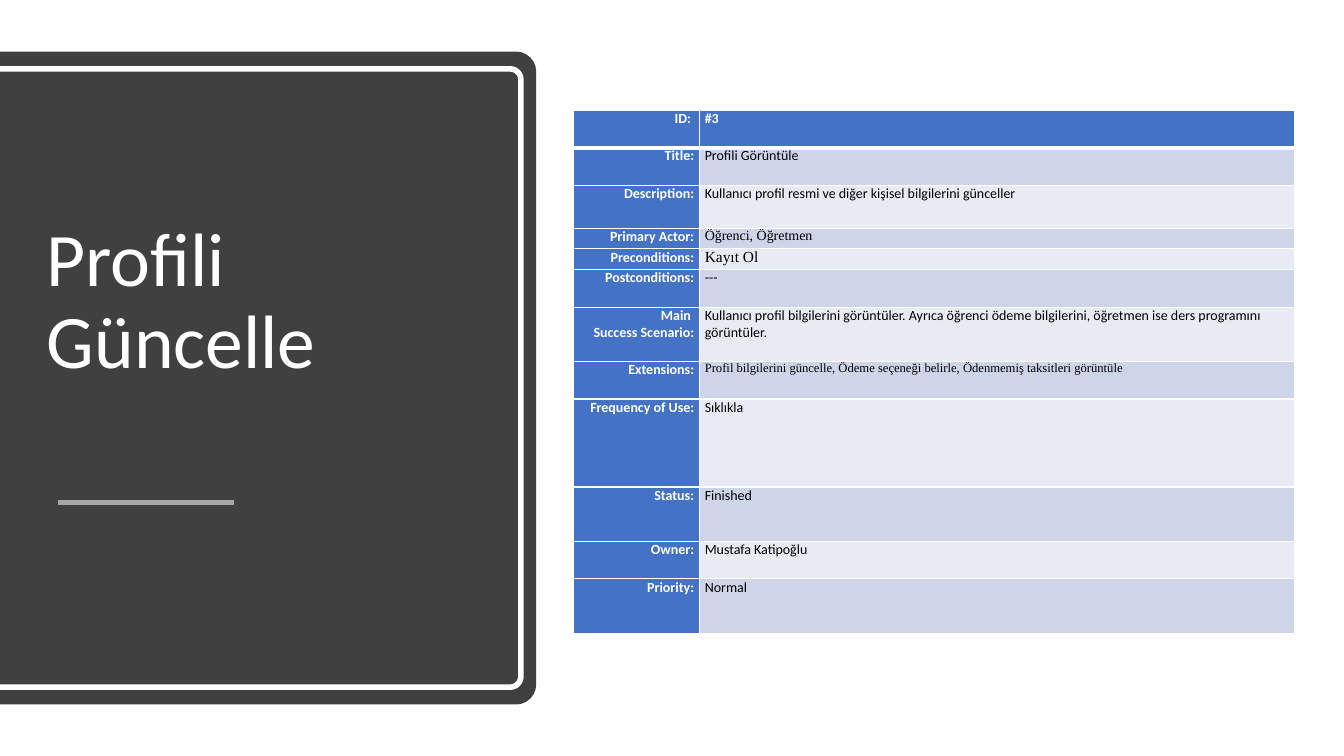
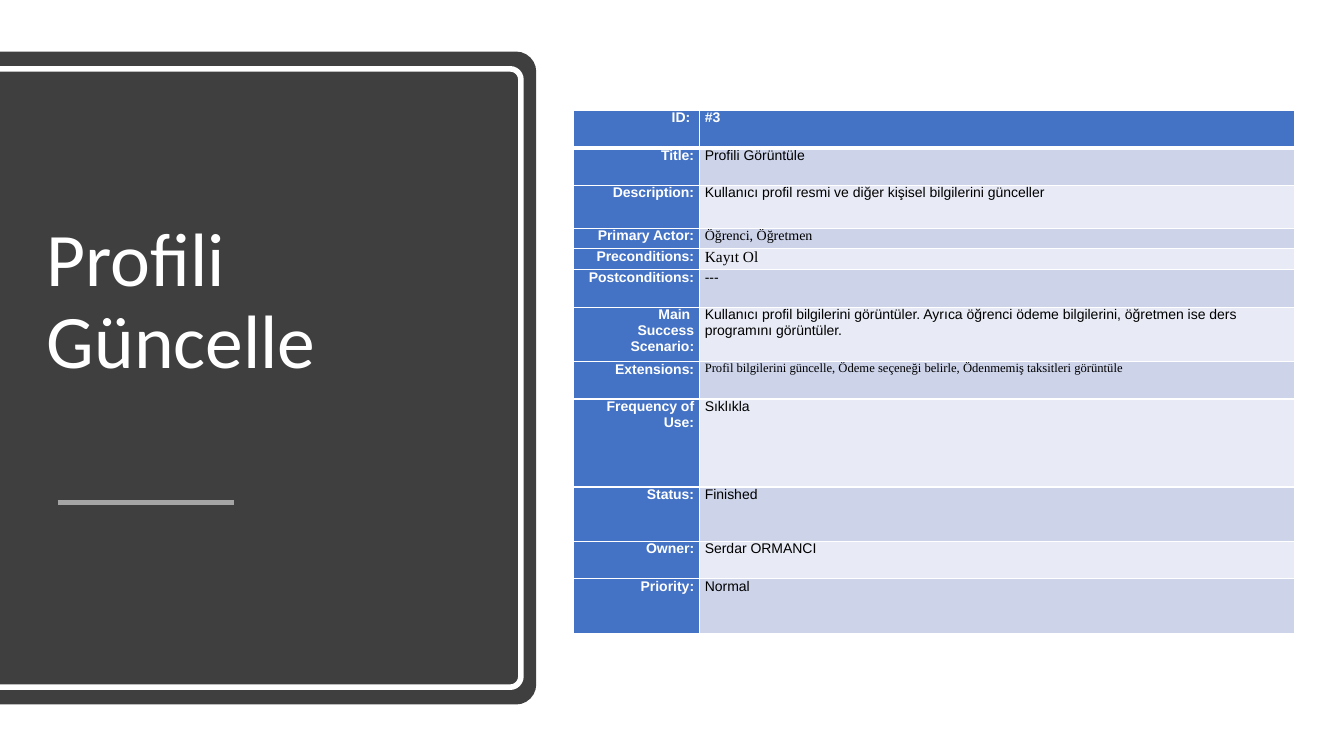
Before and after one commit to cnrkaya/Stardust_Course_Automation, a slide deck: slide 28 of Report_Slide.pptx. Drawn at 1344x756 pixels with LibreOffice and Linux fonts; fonts in the diff are those of the drawing. Boxes give left, top, right and bottom in pixels: in the first picture for what was removed or moved away, otherwise in the second. Text is boxed around its words. In the diff, an @@ line names an element or a change of style, - is before the commit and + after.

```diff
--- a/Report_Slide.pptx
+++ b/Report_Slide.pptx
@@ table at (574,110,1296,598) @@
-row 11, column 2: Mustafa Katipoğlu
+row 11, column 2: Serdar ORMANCI
@@ fill #CFD5EA to #CDD4EA in 6 cells @@
@@ fill #E9EBF5 to #E8EBF5 in 5 cells @@
@@ font Calibri to Arial in "ID:", "#3", "Title:", "Profili Görüntüle" and 16 more places @@
```
Also in this commit, not shown: 28 other slides changed, 1 other file.
